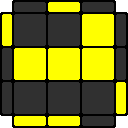
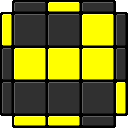
Layers edited between the first and the second 128 x 128 image:
painted on "color" over [left=2, top=2, right=126, bottom=126]
